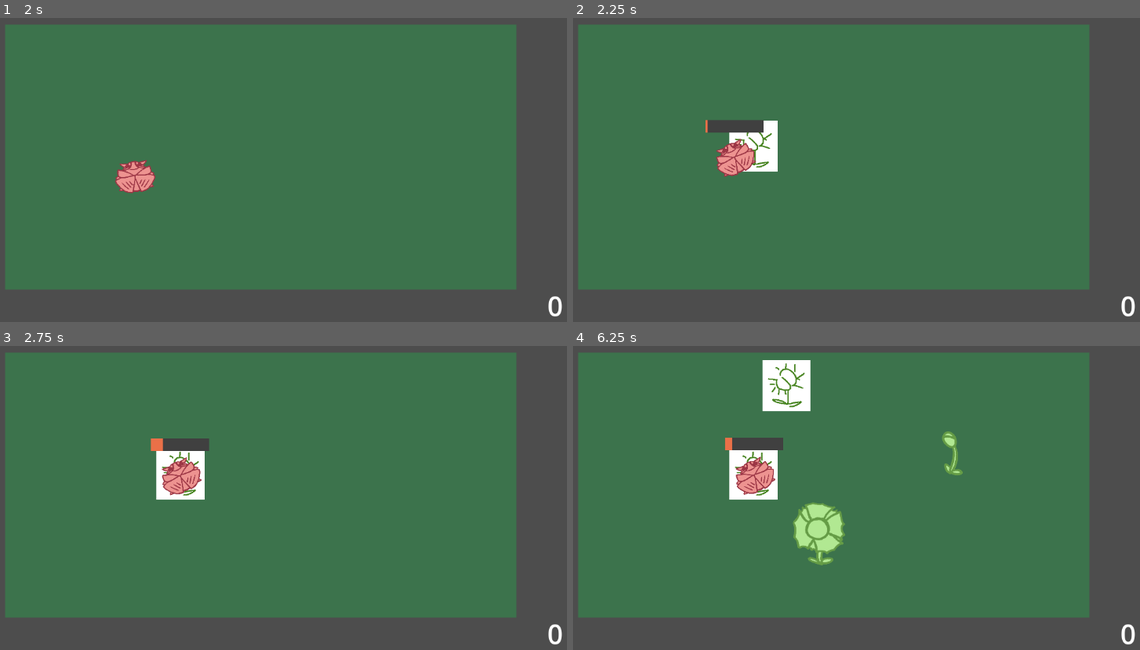
Above: before the commit, frames 1-4 (two rows, left to right).
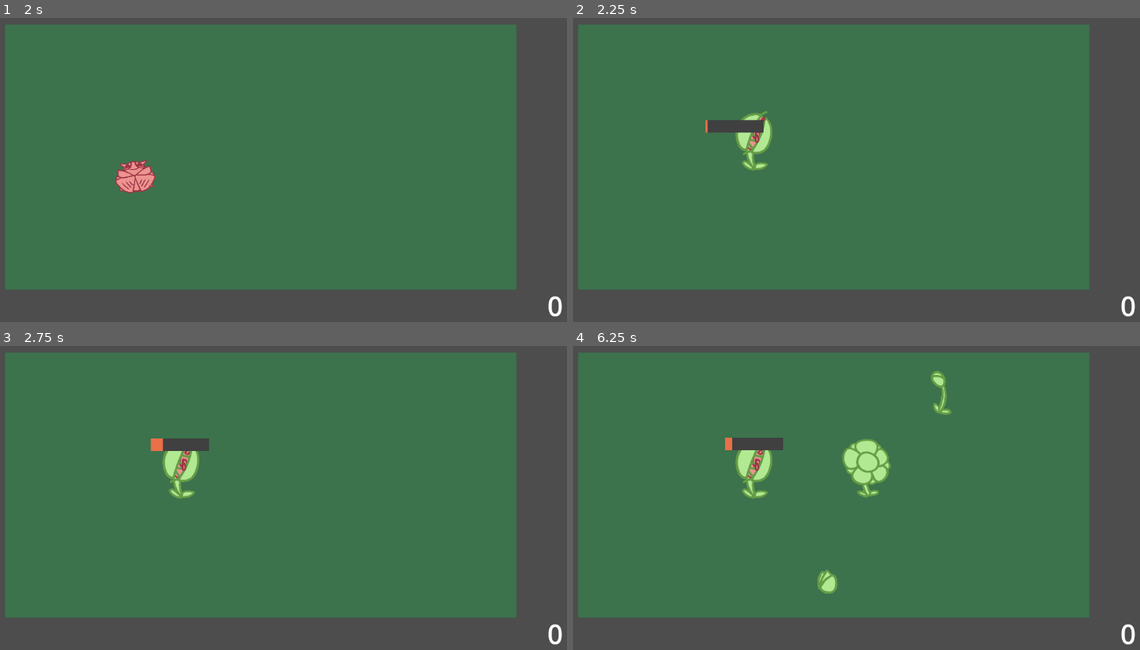
Above: after the commit, the same moments.

Repository: marikadu/FlowerBug
Game: Godot game, scene res://main.tscn
The game is run twice, just before and just after one commit, with the same random seed, the same clock (stepped at 60 frames per second) and the same inputs. The engine's default icon, where the game draws it, is replaced by a stand-in: a white triangle on a blue panel in a dark square.
Inputs (mouse positions are in pixels of both pictures, inside the frame that each line leads up to):
- Up to frame 1 (2 s): tap Enter at 0.5 s; move the mouse to (396, 139) at 0.52 s; click (396, 139) at 0.6 s; move the mouse to (136, 176) at 1.27 s; click (136, 176) at 1.35 s
- Up to frame 2 (2.25 s): move the mouse to (896, 78) at 2.02 s; click (896, 78) at 2.1 s
- Up to frame 3 (2.75 s): no input
- Up to frame 4 (6.25 s): move the mouse to (799, 555) at 2.77 s; click (799, 555) at 2.85 s; tap Space at 3.5, 5.75 s; move the mouse to (1020, 537) at 3.52 s; click (1020, 537) at 3.6 s; move the mouse to (646, 431) at 4.27 s; click (646, 431) at 4.35 s; tap Enter at 5 s; move the mouse to (867, 485) at 5.02 s; click (867, 485) at 5.1 s; move the mouse to (737, 397) at 5.77 s; click (737, 397) at 5.85 s

Frame 1 is identical in both runs. In frame 2, 1.5% of the frame differs, in the area x 25-37%, y 30-53%; in frame 3, 1.3%; in frame 4, 5.9%, in the area x 27-69%, y 4-82%.

Commit message:
fixed a bug with the flower_3
of them still spawning near each other

Diff:
--- a/flowers/flower.gd
+++ b/flowers/flower.gd
@@ -34,6 +34,9 @@
 	is_being_eaten = true
 	is_eaten_status_1.emit(true)
 
+#func no_longer_eating():
+	#is_eaten_status_1.emit(true)
+
 
 func _on_animated_sprite_2d_animation_finished() -> void:
 	is_blooming = false
--- a/flowers/flower_3.gd
+++ b/flowers/flower_3.gd
@@ -1,14 +1,23 @@
 extends CharacterBody2D
+
+@onready var animated_sprite: AnimatedSprite2D = $AnimatedSprite2D
+@onready var animation_player: AnimationPlayer = $AnimationPlayer
 
 @export var flower_type: String = "flower_3"
 var player: CharacterBody2D
 var is_being_eaten: bool = false
 var can_be_eaten: bool
+var is_blooming: bool
 
 signal is_eaten_status_3(is_eaten: bool)
 
 func _ready() -> void:
-	$DisappearTimer.start()
+	# for the variety, either have the sprite be flipped horizontally or not
+	if randf() < 0.5:
+		animated_sprite.flip_h = true
+	# bouncing animations for better visuals
+	animated_sprite.play("blooming")
+	animation_player.play("bounce")
 	player = Global.player_instance
 	can_be_eaten = false
 
@@ -21,3 +30,18 @@
 	$DisappearTimer.stop()
 	is_being_eaten = true
 	is_eaten_status_3.emit(true)
+
+
+func _on_animated_sprite_2d_animation_finished() -> void:
+	is_blooming = false
+	animation_player.play("bounce")
+	animated_sprite.play("bloomed")
+	can_be_eaten = true
+	$DisappearTimer.start()
+
+
+# every frame change, the bouncing animation is played
+# therefore for every flower "state", it has an animation of the bounce
+func _on_animated_sprite_2d_frame_changed() -> void:
+	if is_blooming:
+		animation_player.play("bounce")
--- a/flowers/flower_3.tscn
+++ b/flowers/flower_3.tscn
@@ -1,19 +1,99 @@
-[gd_scene load_steps=4 format=3 uid="uid://dunr60xhbjfml"]
+[gd_scene load_steps=12 format=3 uid="uid://dunr60xhbjfml"]
 
 [ext_resource type="Script" uid="uid://d3cl0rwe5x70a" path="res://flowers/flower_3.gd" id="1_26m7r"]
 [ext_resource type="Texture2D" uid="uid://c753w70pdp5hr" path="res://flowers/carnivorous_plant.png" id="2_26m7r"]
+[ext_resource type="Texture2D" uid="uid://eve82qmnuudo" path="res://assets/sprites/flower_3_3.png" id="3_o8mnt"]
+[ext_resource type="Texture2D" uid="uid://b1i1w2328ih6r" path="res://assets/sprites/flower_1_1.png" id="4_evw1q"]
+[ext_resource type="Texture2D" uid="uid://bh17f6s10rqak" path="res://assets/sprites/flower_1_2.png" id="5_8edx2"]
+[ext_resource type="Texture2D" uid="uid://brr35hdk2uaku" path="res://assets/sprites/flower_3_4.png" id="6_evw1q"]
+
+[sub_resource type="SpriteFrames" id="SpriteFrames_o4snn"]
+animations = [{
+"frames": [{
+"duration": 1.0,
+"texture": ExtResource("3_o8mnt")
+}],
+"loop": true,
+"name": &"bloomed",
+"speed": 5.0
+}, {
+"frames": [{
+"duration": 1.0,
+"texture": ExtResource("4_evw1q")
+}, {
+"duration": 1.0,
+"texture": ExtResource("5_8edx2")
+}],
+"loop": false,
+"name": &"blooming",
+"speed": 1.0
+}, {
+"frames": [{
+"duration": 1.0,
+"texture": ExtResource("6_evw1q")
+}],
+"loop": true,
+"name": &"trapped",
+"speed": 5.0
+}]
 
 [sub_resource type="CircleShape2D" id="CircleShape2D_qc4up"]
 radius = 61.0737
+
+[sub_resource type="Animation" id="Animation_el8xo"]
+resource_name = "bounce"
+length = 0.2445
+tracks/0/type = "value"
+tracks/0/imported = false
+tracks/0/enabled = true
+tracks/0/path = NodePath(".:scale")
+tracks/0/interp = 1
+tracks/0/loop_wrap = true
+tracks/0/keys = {
+"times": PackedFloat32Array(0, 0.0001, 0.0666667, 0.233333),
+"transitions": PackedFloat32Array(1, 1, 0.517633, 0.517633),
+"update": 0,
+"values": [Vector2(0.295, 0.217), Vector2(0.295, 0.217), Vector2(0.35, 0.35), Vector2(0.325, 0.325)]
+}
+
+[sub_resource type="Animation" id="Animation_6je8k"]
+length = 0.001
+tracks/0/type = "value"
+tracks/0/imported = false
+tracks/0/enabled = true
+tracks/0/path = NodePath(".:scale")
+tracks/0/interp = 1
+tracks/0/loop_wrap = true
+tracks/0/keys = {
+"times": PackedFloat32Array(0),
+"transitions": PackedFloat32Array(1),
+"update": 0,
+"values": [Vector2(0.325, 0.325)]
+}
+
+[sub_resource type="AnimationLibrary" id="AnimationLibrary_kybxr"]
+_data = {
+&"RESET": SubResource("Animation_6je8k"),
+&"bounce": SubResource("Animation_el8xo")
+}
 
 [node name="flower" type="CharacterBody2D" groups=["carnivorous"]]
 script = ExtResource("1_26m7r")
 
 [node name="FlowerTest" type="Sprite2D" parent="."]
+visible = false
 scale = Vector2(0.62, 0.62)
 texture = ExtResource("2_26m7r")
 
+[node name="AnimatedSprite2D" type="AnimatedSprite2D" parent="."]
+position = Vector2(0, 36)
+scale = Vector2(0.325, 0.325)
+sprite_frames = SubResource("SpriteFrames_o4snn")
+animation = &"trapped"
+offset = Vector2(0, -147.465)
+
 [node name="FlowerArea2D" type="Area2D" parent="." groups=["flower"]]
+position = Vector2(0, -21)
 
 [node name="CollisionShape2D" type="CollisionShape2D" parent="FlowerArea2D"]
 shape = SubResource("CircleShape2D_qc4up")
@@ -25,4 +105,12 @@
 wait_time = 4.0
 one_shot = true
 
+[node name="AnimationPlayer" type="AnimationPlayer" parent="."]
+root_node = NodePath("../AnimatedSprite2D")
+libraries = {
+&"": SubResource("AnimationLibrary_kybxr")
+}
+
+[connection signal="animation_finished" from="AnimatedSprite2D" to="." method="_on_animated_sprite_2d_animation_finished"]
+[connection signal="frame_changed" from="AnimatedSprite2D" to="." method="_on_animated_sprite_2d_frame_changed"]
 [connection signal="timeout" from="DisappearTimer" to="." method="_on_disappear_timer_timeout"]
--- a/main.gd
+++ b/main.gd
@@ -35,7 +35,6 @@
 	screen_size = get_viewport().get_visible_rect().size
 
 	# randomizing the timer of spawning the flowers
-	#$Flower_Spawn_Timer.start(randi_range(1,2))
 	$Flower_Spawn_Timer.wait_time = randi_range(1,2)
 
 
@@ -52,6 +51,7 @@
 
 	# removing any invalid flower instances
 	flower_instances = flower_instances.filter(is_instance_valid)
+	carn_flower_instances = carn_flower_instances.filter(is_instance_valid)
 
 	while not valid_position and spawn_flower_attempts > 0:
 		# getting a random position
@@ -60,10 +60,26 @@
 		random_position = spawn_area.global_position + Vector2(random_x, random_y)
 
 		valid_position = true
+		# checking the position for normal flowers
+		# if no valid position is found, chaning valid_position to false
+		# and breaking out of the for loop to try again in the while loop
 		for flower in flower_instances:
 			if flower.position.distance_to(random_position) < min_flower_distance:
 				valid_position = false
 				break
+
+		# checking the position for carnivorous flowers
+		for carn_flower in carn_flower_instances:
+			if carn_flower.position.distance_to(random_position) < min_flower_distance:
+				valid_position = false
+				break
+
+		spawn_flower_attempts -= 1  # reducing the number of attemps
+
+
+	if not valid_position:
+		print("can't find a position for the flower")
+		return
 
 	# randomly choosing a normal or carnivorous flower
 	# 70% normal flower, 30% carnivorous
@@ -93,8 +109,6 @@
 
 
 func _on_flower_spawn_timer_timeout() -> void:
-	#$Flower_Spawn_Timer.start(randi_range(3,6))
-	#$Flower_Spawn_Timer.wait_time(randi_range(1,2))
 	$Flower_Spawn_Timer.wait_time = randi_range(1,2)
 	$Flower_Spawn_Timer.start()
 	# limit of flowers on screen
--- a/player/insect.gd
+++ b/player/insect.gd
@@ -93,6 +93,8 @@
 					eating_bar.show()
 
 				if flower_to_eat.is_in_group("carnivorous"):
+					flower_to_eat.animated_sprite.play("trapped")
+					$AnimatedSprite2D.hide()
 					print("received damage!!")
 					is_trapped = true
 					flower_to_eat.is_being_eaten = true
@@ -170,6 +172,7 @@
 	trapped_bar.hide()
 	near_flower = false
 	is_trapped = false
+	$AnimatedSprite2D.show()
 	follow_cursor = true
 	print("no longer trapped!")
 	choose_closest_flower() # finding another closest flower
Binary file added: assets/sprites/flower_3_3.png
Not shown, added: assets/sprites/flower_3_3.png.import
Binary file added: assets/sprites/flower_3_4.png
Not shown, added: assets/sprites/flower_3_4.png.import
